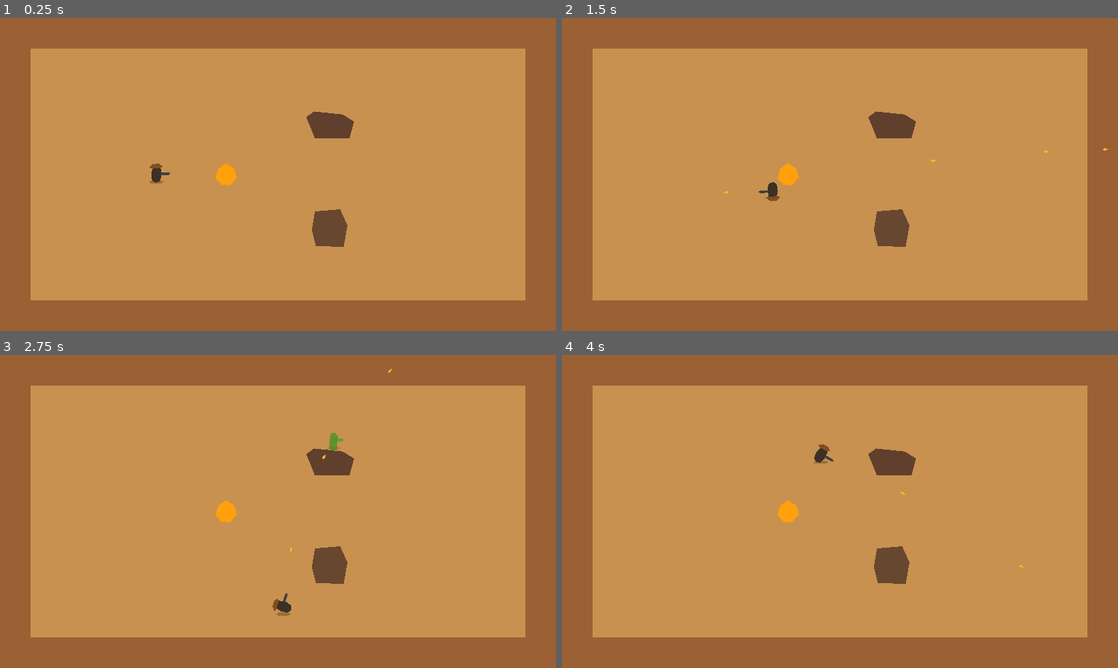
Above: before the commit, frames 1-4 (two rows, left to right).
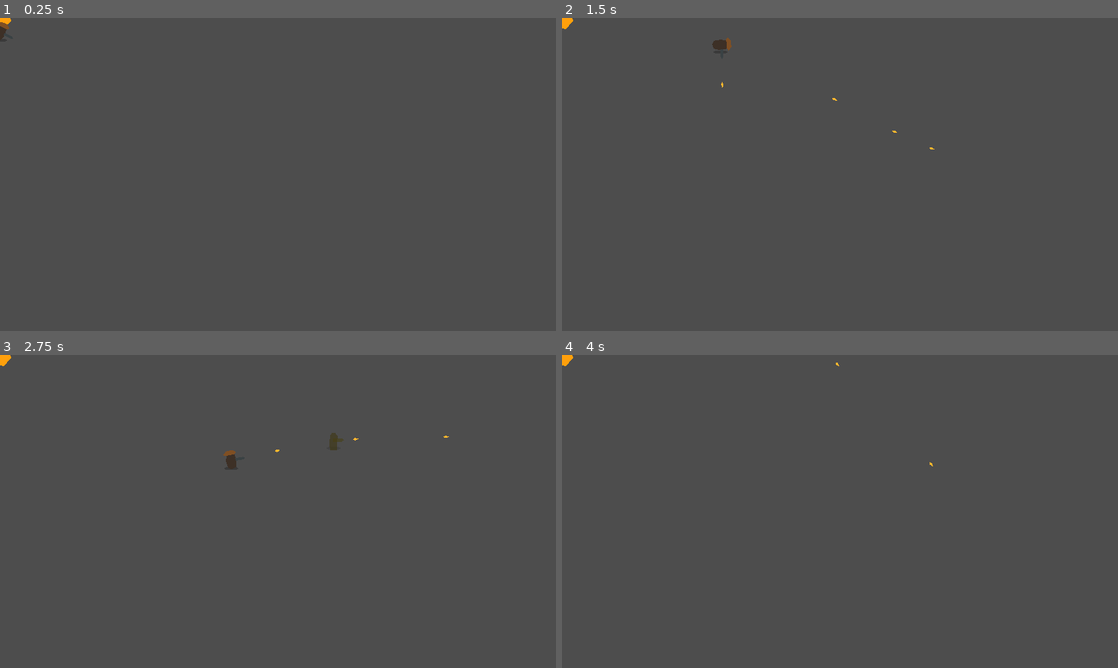
Above: after the commit, the same moments.

Repository: motomotoo1997-art/monster-quest
Game: Godot game, scene res://scenes/main/Main.tscn
Same seed, same stepped clock (60 frames per second), same inputs: the game is played once before the commit and once after it.
Inputs (mouse positions are in pixels of both pictures, inside the frame that each line leads up to):
- Up to frame 1 (0.25 s): no input
- Up to frame 2 (1.5 s): tap Enter at 0.5 s; move the mouse to (962, 158) at 0.52 s; press the mouse at (962, 158) at 0.53 s; hold D (move_right) 0.53-1.28 s; tap Space (dash) at 0.6 s; move the mouse to (728, 190) at 1.27 s; release the mouse at (728, 190) at 1.28 s; hold S (move_down) from 1.28 s (still down); click (728, 190) at 1.35 s
- Up to frame 3 (2.75 s): tap Space (dash) at 1.55 s; move the mouse to (333, 442) at 2.02 s; release S (move_down) at 2.03 s; press the mouse at (333, 442) at 2.03 s; hold D (move_right) from 2.03 s (still down); tap E (ability_e) at 2.1 s
- Up to frame 4 (4 s): move the mouse to (812, 574) at 2.77 s; release D (move_right) at 2.78 s; release the mouse at (812, 574) at 2.78 s; hold W (move_up) 2.78-3.53 s; tap Q (ability_q) at 2.85 s; tap Space (dash) at 3.05 s; move the mouse to (1006, 558) at 3.52 s; press the mouse at (1006, 558) at 3.53 s; hold A (move_left) from 3.53 s (still down); tap R (ability_r) at 3.6 s

The runs differ from the first frame. In frame 1, 100% of the frame differs, in the area x 0-100%, y 0-100%; in frame 2, 100%; in frame 3, 100%; in frame 4, 100%.
Error after the commit: Invalid access to property or key 'set_wave' on a base object of type 'null instance'. (res://scripts/main/main.gd:34)

Commit message:
feat: wire HUD VFX and run-end feedback

Diff:
--- a/gold-rush-roguelike/scripts/main/main.gd
+++ b/gold-rush-roguelike/scripts/main/main.gd
@@ -6,13 +6,20 @@
 @export var disc_scene: PackedScene
 @export var slime_scene: PackedScene
 @export var boss_scene: PackedScene
+@export var hit_flash_scene: PackedScene
+@export var explosion_scene: PackedScene
+@export var muzzle_flash_scene: PackedScene
+@export var dust_burst_scene: PackedScene
 
 @onready var run_controller: RunController = $RunController
 @onready var arena_controller: ArenaController = $ArenaController
 @onready var wave_director: WaveDirector = $WaveDirector
 @onready var build_controller: BuildController = $BuildController
 @onready var upgrade_controller: UpgradeController = $UpgradeController
+@onready var camera_effects: CameraEffectsController = $CameraEffectsController
+@onready var hud: GoldRushHUD = $HUD
 @onready var upgrade_overlay: UpgradeOverlay = $UpgradeOverlay
+@onready var run_end_overlay: RunEndOverlay = $RunEndOverlay
 @onready var player: Prospector = $Actors/Prospector
 @onready var core: GoldCore = $Actors/GoldCore
 
@@ -22,11 +29,23 @@
 
 func _ready() -> void:
 	run_controller.run_failed.connect(_on_run_failed)
+	run_controller.run_won.connect(_on_run_won)
 	arena_controller.arena_started.connect(_on_arena_started)
+	wave_director.wave_started.connect(hud.set_wave)
 	wave_director.wave_completed.connect(_on_wave_completed)
+	wave_director.enemy_spawned.connect(_bind_enemy_feedback)
+	build_controller.defense_built.connect(_bind_defense_feedback)
 	upgrade_overlay.choice_made.connect(_on_upgrade_chosen)
 	player.player_died.connect(func() -> void: run_controller.fail_run("Prospector down"))
 	core.core_destroyed.connect(func() -> void: run_controller.fail_run("Gold Core destroyed"))
+	player.dash_started.connect(_on_player_dash)
+	player.hurtbox_component.hit_received.connect(_on_actor_hit.bind(player))
+	core.get_node("HurtboxComponent").hit_received.connect(_on_actor_hit.bind(core))
+	player.weapon_component.fired.connect(_on_projectile_fired)
+	hud.bind_player(player)
+	hud.bind_core(core)
+	hud.bind_economy($EconomyController)
+	hud.bind_build_controller(build_controller)
 	run_controller.start_new_run()
 	arena_controller.load_arena(1)
 
@@ -43,6 +62,7 @@
 		build_controller.unlock_defense(1)
 	if index >= 3:
 		build_controller.unlock_defense(3)
+	hud.set_arena(index)
 	_position_persistent_actors()
 	if index == 5:
 		_start_boss_encounter()
@@ -63,9 +83,7 @@
 	var wave: Array[Dictionary] = []
 	match index:
 		1:
-			wave = [
-				{"scene": hopper_scene, "count": 8, "interval": 0.55},
-			]
+			wave = [{"scene": hopper_scene, "count": 8, "interval": 0.55}]
 		2:
 			wave = [
 				{"scene": hopper_scene, "count": 8, "interval": 0.45},
@@ -103,7 +121,10 @@
 	boss.global_position = spawn.global_position if spawn != null else Vector2(900, 360)
 	boss.set_targets(player, core)
 	boss.boss_died.connect(_on_boss_died)
+	boss.slam_impact.connect(_on_boss_slam)
+	_bind_enemy_feedback(boss)
 	_active_boss = boss
+	hud.show_boss(boss.health_component)
 
 
 func _on_wave_completed(_number: int) -> void:
@@ -127,6 +148,7 @@
 func _on_boss_died() -> void:
 	if not run_controller.is_run_active:
 		return
+	hud.show_boss(null)
 	arena_controller.complete_current_arena()
 	if core.is_alive():
 		run_controller.win_run()
@@ -134,6 +156,72 @@
 		run_controller.fail_run("Gold Core destroyed")
 
 
-func _on_run_failed(_reason: String) -> void:
+func _bind_enemy_feedback(enemy: EnemyBase) -> void:
+	if enemy == null:
+		return
+	if not enemy.hurtbox_component.hit_received.is_connected(_on_actor_hit.bind(enemy)):
+		enemy.hurtbox_component.hit_received.connect(_on_actor_hit.bind(enemy))
+	var weapon := enemy.get_node_or_null("WeaponComponent") as WeaponComponent
+	if weapon != null:
+		weapon.fired.connect(_on_projectile_fired)
+
+
+func _bind_defense_feedback(defense: DefenseBase) -> void:
+	if defense == null:
+		return
+	var weapon := defense.get_node_or_null("WeaponComponent") as WeaponComponent
+	if weapon != null:
+		weapon.fired.connect(_on_projectile_fired)
+	if defense is TNTBarrel:
+		(defense as TNTBarrel).exploded.connect(_on_tnt_exploded)
+
+
+func _on_actor_hit(_damage: float, actor: Node2D) -> void:
+	if actor == null or not is_instance_valid(actor):
+		return
+	_spawn_vfx(hit_flash_scene, actor.global_position)
+
+
+func _on_projectile_fired(projectile: Node2D) -> void:
+	if projectile == null or not is_instance_valid(projectile):
+		return
+	var vfx := _spawn_vfx(muzzle_flash_scene, projectile.global_position)
+	if vfx != null:
+		vfx.rotation = projectile.rotation
+
+
+func _on_player_dash() -> void:
+	_spawn_vfx(dust_burst_scene, player.global_position)
+
+
+func _on_tnt_exploded(world_position: Vector2) -> void:
+	_spawn_vfx(explosion_scene, world_position)
+	camera_effects.shake(8.0, 0.32)
+
+
+func _on_boss_slam(world_position: Vector2) -> void:
+	_spawn_vfx(explosion_scene, world_position)
+	camera_effects.shake(10.0, 0.38)
+
+
+func _spawn_vfx(scene: PackedScene, world_position: Vector2) -> Node2D:
+	if scene == null:
+		return null
+	var instance := scene.instantiate() as Node2D
+	if instance == null:
+		return null
+	add_child(instance)
+	instance.global_position = world_position
+	return instance
+
+
+func _on_run_failed(reason: String) -> void:
 	wave_director.stop_spawning()
 	player.set_input_enabled(false)
+	run_end_overlay.show_failure(reason)
+
+
+func _on_run_won() -> void:
+	wave_director.stop_spawning()
+	player.set_input_enabled(false)
+	run_end_overlay.show_victory()
